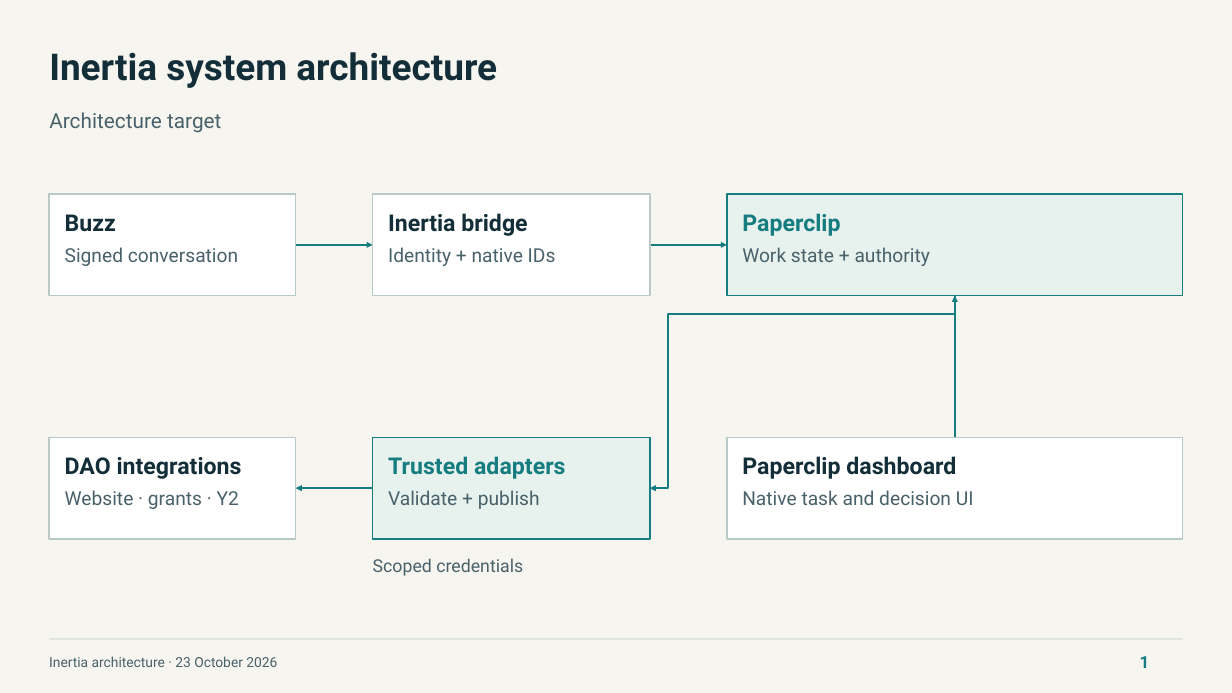
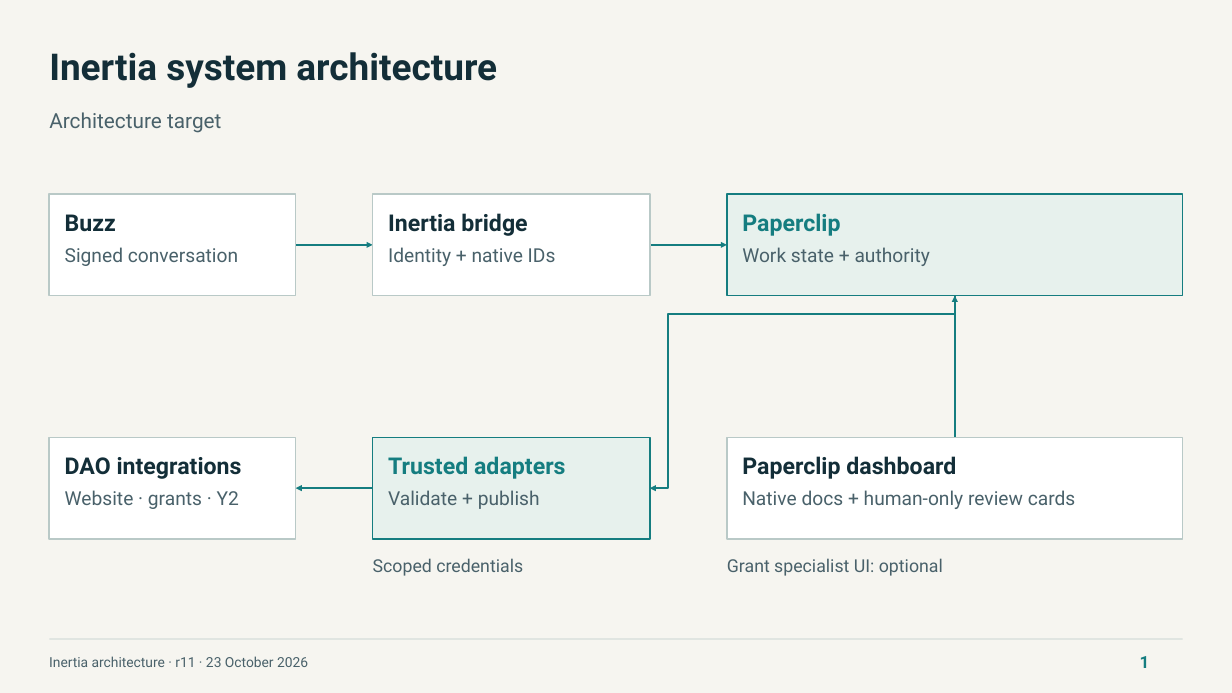
Before and after one commit to NetRxn/Inertia, a slide deck: slide 1 of Inertia-Architecture.pptx. Drawn at 1232x693 pixels with LibreOffice and Linux fonts; fonts in the diff are those of the drawing. Boxes give left, top, right and bottom in pixels: in the first picture for what was removed or moved away, otherwise in the second. Text is boxed around its words. In the diff, an @@ line names an element or a change of style, - is before the commit and + after.

Commit message:
docs: clarify native Paperclip grant workflow and human review architecture

```diff
--- a/Inertia-Architecture.pptx
+++ b/Inertia-Architecture.pptx
@@ text at [742,490,1076,509]: text changed @@
-Native task and decision UI
+Native docs + human-only review cards
@@ text added at [727,558,943,576], 17.2 pt, text #49616A @@
+Grant specialist UI: optional
@@ text at [49,656,308,667]: text changed @@
-Inertia architecture · 23 October 2026
+Inertia architecture · r11 · 23 October 2026
```
Also in this commit, not shown: 6 other slides changed, 1 slide added, 1 slide removed, 14 other files.
